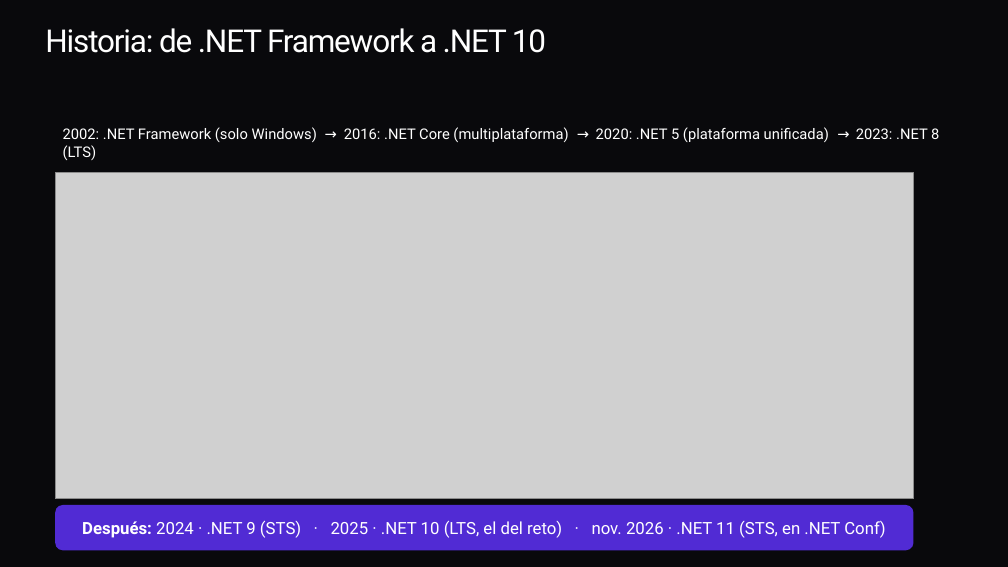
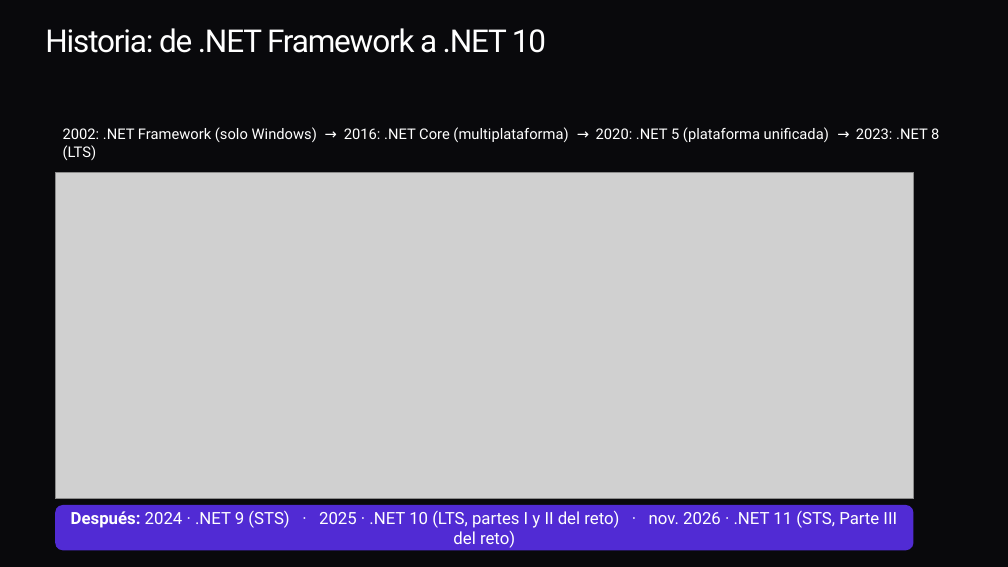
Before and after one commit to ybenzina/formacion-dotnet-junior, a slide deck: slide 6 of docs/masterclasses/masterclass-dotnet-technologies.pptx. Drawn at 1008x567 pixels with LibreOffice and Linux fonts; fonts in the diff are those of the drawing; grey boxes stand for pictures. Boxes give left, top, right and bottom in pixels: in the first picture for what was removed or moved away, otherwise in the second. Text is boxed around its words. In the diff, an @@ line names an element or a change of style, - is before the commit and + after.

Commit message:
Acutaliza ejercicios planteando migración a net11 en parte III

```diff
--- a/docs/masterclasses/masterclass-dotnet-technologies.pptx
+++ b/docs/masterclasses/masterclass-dotnet-technologies.pptx
@@ text in rounded rectangle at (x1=71, y1=511, x2=897, y2=548): text changed @@
-Después: 2024 · .NET 9 (STS) · 2025 · .NET 10 (LTS, el del reto) · nov. 2026 · .NET 11 (STS, en .NET Conf)
+Después: 2024 · .NET 9 (STS) · 2025 · .NET 10 (LTS, partes I y II del reto) · nov. 2026 · .NET 11 (STS, Parte III del reto)
```
Also in this commit, not shown: 10 other files.
